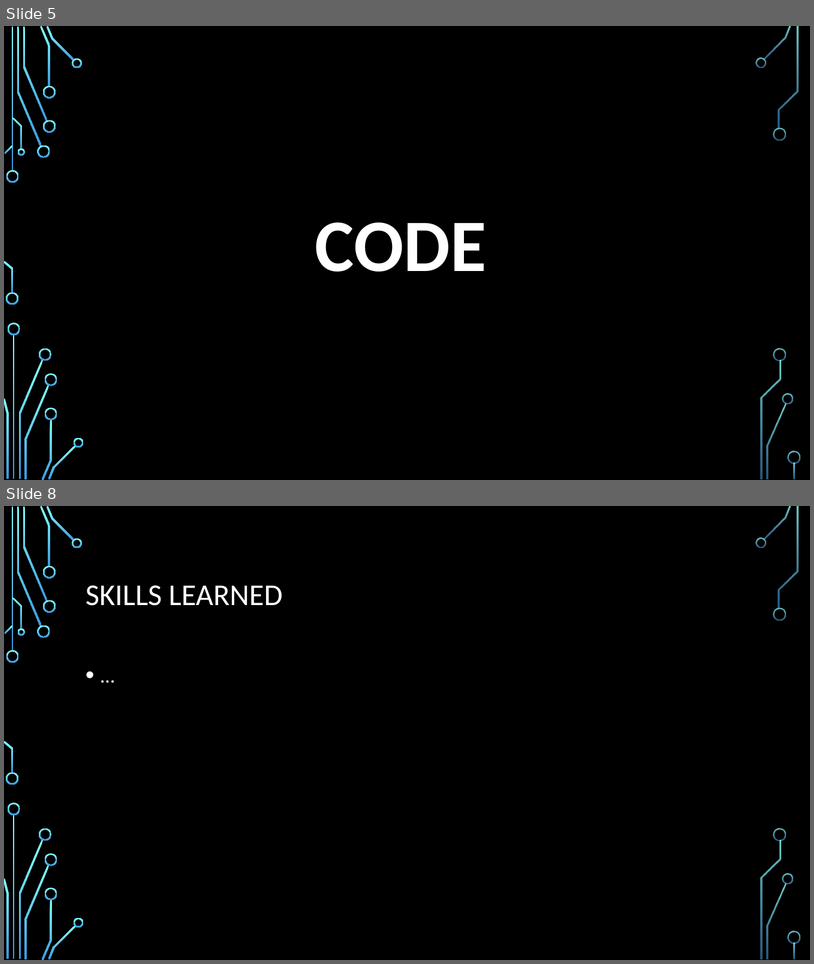
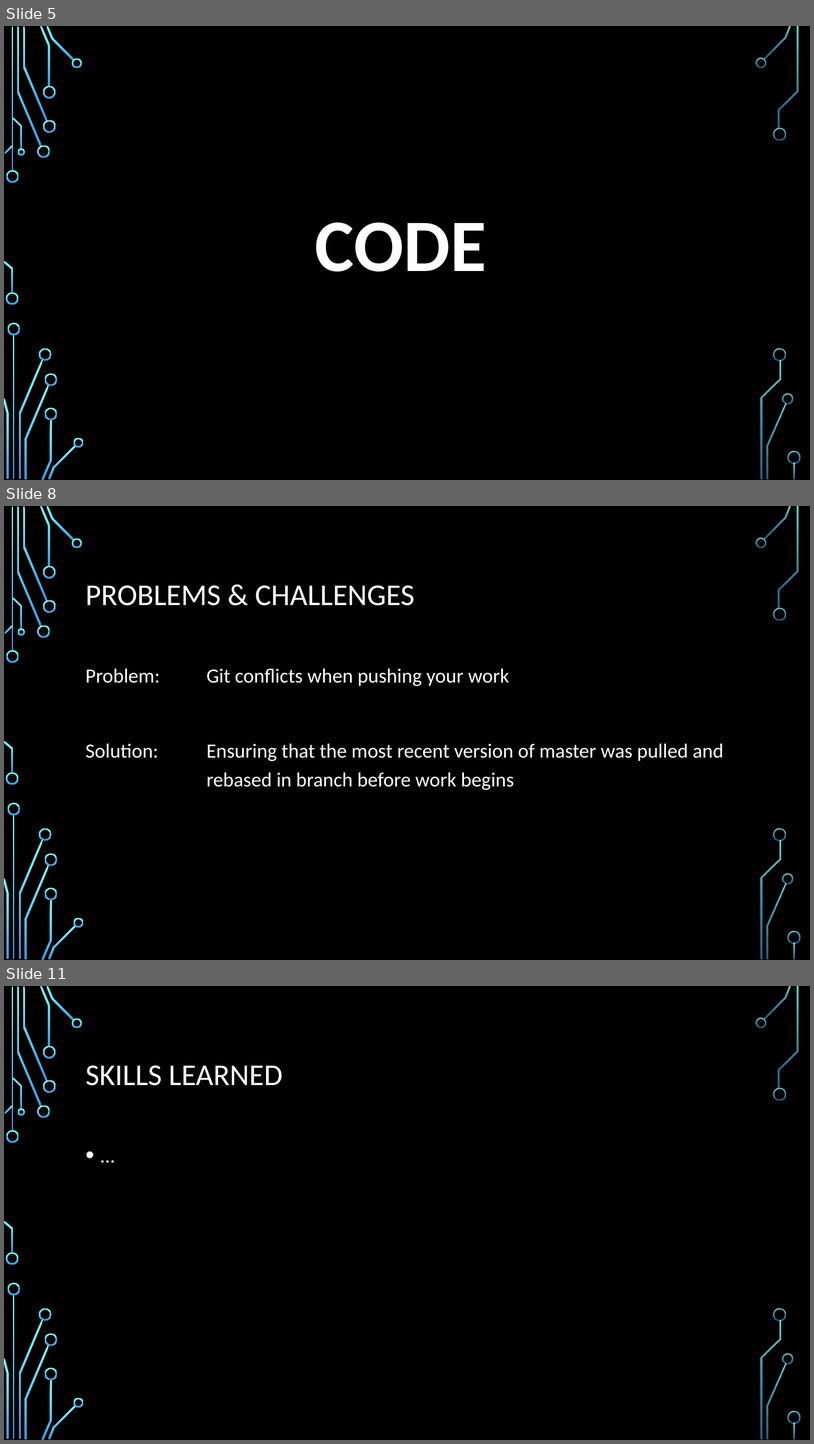
Before and after one commit to AntimonyTechnology/BiFrostGames, a slide deck: Documents/Presentation.pptx. Shown one above the other, each under a label of ours: slides 5 and 8 before the commit, slides 5, 8 and 11 after it; the slides between them are not shown. The pictures are 814x964 and 814x1444 pixels, drawn with LibreOffice and Linux fonts; fonts in the diff are those of the drawing; background and template pictures are left out. Boxes give left, top, right and bottom in pixels: in the first picture for what was removed or moved away, otherwise in the second. Text is boxed around its words. In the diff, an @@ line names an element or a change of style, - is before the commit and + after.

```diff
--- a/Documents/Presentation.pptx
+++ b/Documents/Presentation.pptx
@@ slide 8 added at <box>4,506,810,960</box>, background picture (left out); not listed: 36 template elements that a slide beside it also shows @@
@@ title added at <box>86,585,415,606</box>, 36 pt, text #FFFFFF @@
+PROBLEMS & CHALLENGES
@@ text added at <box>86,668,723,790</box>, 24 pt, text #FFFFFF @@
+Problem: Git conflicts when pushing your work
+Solution: Ensuring that the most recent version of master was pulled and rebased in branch before work begins
@@ what was slide 8 is now slide 11 @@
```
Also in this commit, not shown: 1 slide changed, 2 other slides added, 6 other files.
